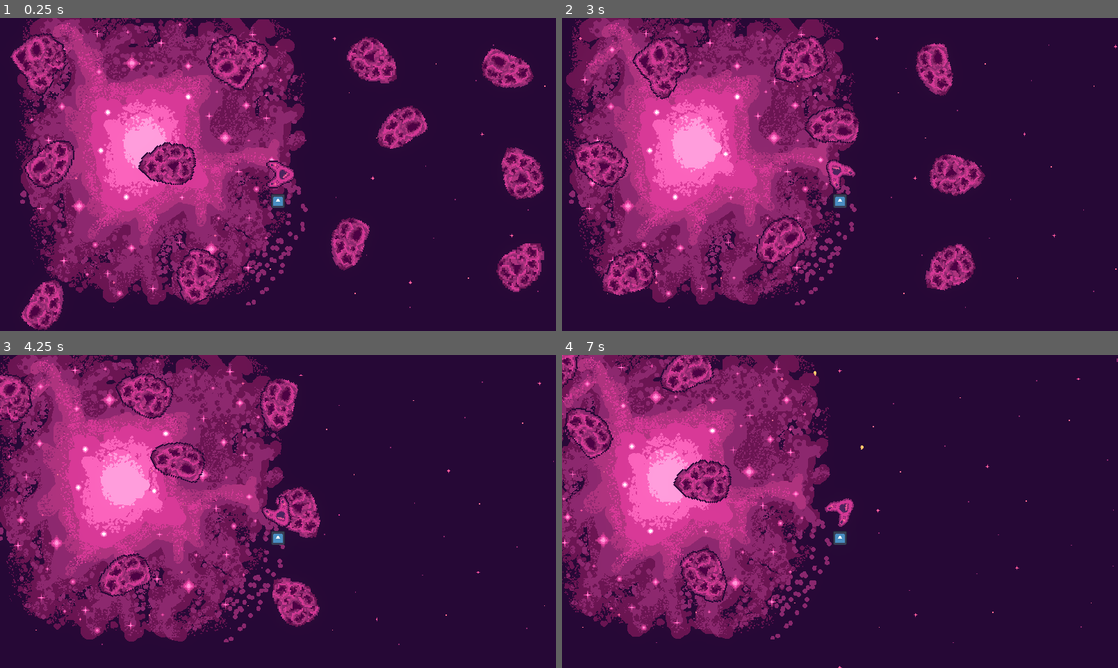
Above: before the commit, frames 1-4 (two rows, left to right).
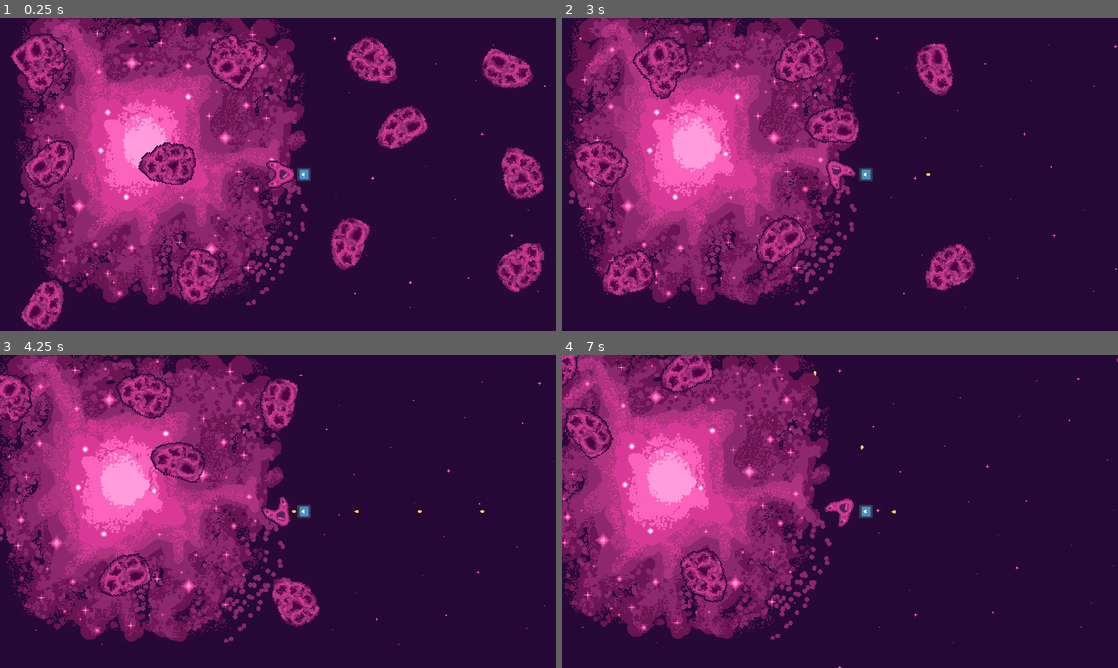
Above: after the commit, the same moments.

Repository: bear-minimum-studio/space-bear
Game: Godot game, scene res://World.tscn
Same seed, same stepped clock (60 frames per second), same inputs: the game is played once before the commit and once after it. The engine's default icon, where the game draws it, is replaced by a stand-in: a white triangle on a blue panel in a dark square.
Inputs:
- Up to frame 1 (0.25 s): no input
- Up to frame 2 (3 s): hold Space (fire) 0.53-1.28 s; hold Up (accelerate) 0.53-2.03 s; tap F (turret_fire) at 0.8, 1.35 s; tap Space (fire) at 1.55, 2.85 s; hold F (turret_fire) 2.03-2.78 s; hold Left (turn_left) from 2.03 s (still down); tap Down (decelerate) at 2.1 s
- Up to frame 3 (4.25 s): keep holding Left (turn_left); hold F (turret_fire) from 3.53 s (still down)
- Up to frame 4 (7 s): release Left (turn_left) at 4.28 s; release F (turret_fire) at 4.28 s; hold Right (turn_right) 4.28-5.03 s; tap Space (fire) at 4.35, 6.05 s; hold Up (accelerate) 5.03-5.78 s; hold F (turret_fire) 5.03-5.78 s; hold Right (turn_right) from 5.78 s (still down); tap Down (decelerate) at 5.85 s; hold Space (fire) from 6.53 s (still down); tap F (turret_fire) at 6.8 s

The runs differ from the first frame. In frame 1, 0.2% of the frame differs, in the area x 48-56%, y 47-61%; in frame 2, 1.2%; in frame 3, 0.9%; in frame 4, 1.2%, in the area x 20-61%, y 33-61%.

Commit message:
feat: add turret fire for P2

Diff:
--- a/player/Player.gd
+++ b/player/Player.gd
@@ -13,6 +13,7 @@
 
 @onready var flammes = $Flammes
 @onready var sfx = $SFX
+@onready var turret_control = $Turret/TurretControl
 
 func _shoot():
 	if _reloading:
@@ -55,3 +56,7 @@
 	# TODO max speed
 
 	move_and_slide()
+
+
+func _on_turret_control_shoot():
+	emit_signal("shoot", turret_control.global_position, turret_control.global_rotation, velocity)
--- a/player/Player.tscn
+++ b/player/Player.tscn
@@ -63,6 +63,9 @@
 script = ExtResource("9_oqrpk")
 
 [node name="TurretCrosshair" type="Sprite2D" parent="Turret/TurretControl"]
-position = Vector2(0, 46)
+position = Vector2(45, 0)
+rotation = -1.57079
 scale = Vector2(0.1875, 0.1875)
 texture = ExtResource("9_kydv7")
+
+[connection signal="shoot" from="Turret/TurretControl" to="." method="_on_turret_control_shoot"]
--- a/player/TurretControl.gd
+++ b/player/TurretControl.gd
@@ -1,16 +1,27 @@
 extends Node2D
 
+signal shoot
+
 const ROTATION_SPEED = 0.04
+const BULLETS_PER_SECOND = 5.0
 
-# Called when the node enters the scene tree for the first time.
-func _ready():
-	pass # Replace with function body.
+const SHOOTING_SPEED = 1.0 / BULLETS_PER_SECOND
 
+var _reloading = false
 
-# Called every frame. 'delta' is the elapsed time since the previous frame.
-func _process(delta):
-	pass
+func _shoot():
+	if _reloading:
+		return
+
+	emit_signal("shoot")
+
+	_reloading = true
+	await get_tree().create_timer(SHOOTING_SPEED).timeout
+	_reloading = false
 
 func _physics_process(delta):
 	var rotation_intensity = Input.get_axis("turret_left", "turret_right")
 	self.rotation = self.rotation + rotation_intensity * ROTATION_SPEED
+
+	if (Input.is_action_pressed("turret_fire")):
+		_shoot()
